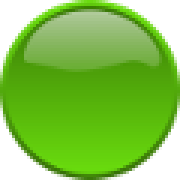
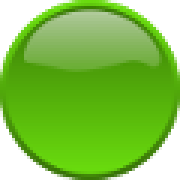
Comparing the layer stacks of the two 180 x 180 images. Changes:
added layer "green_button.png #1" above "green_button.png" over (0, 0, 180, 180)
